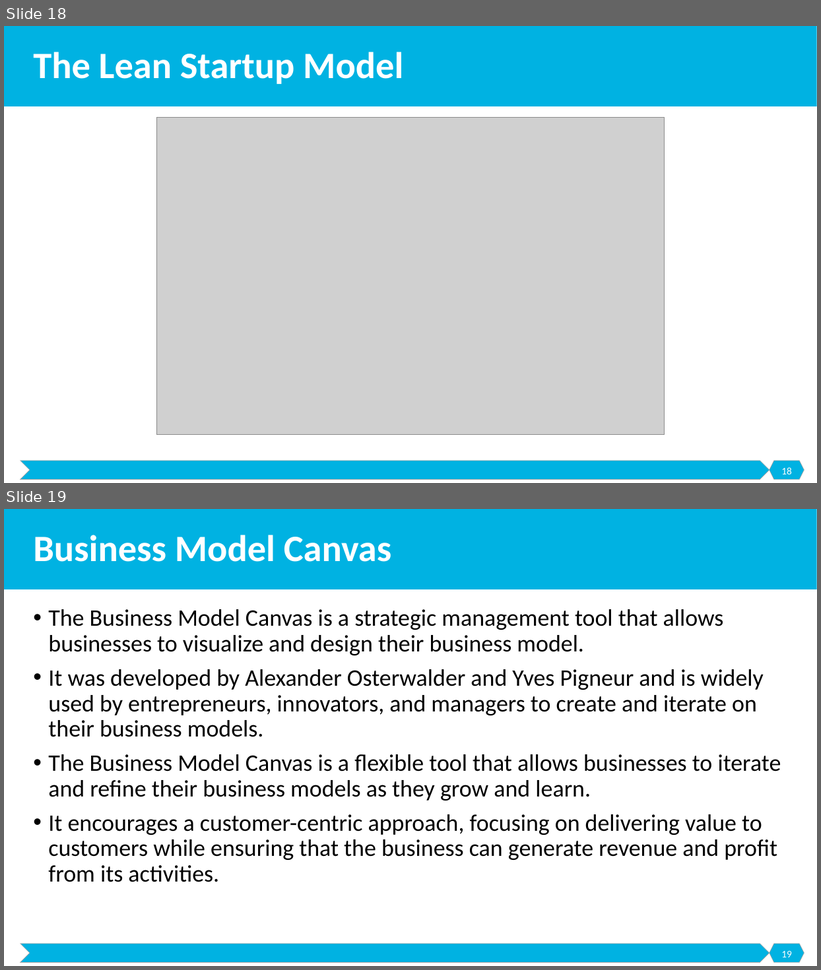
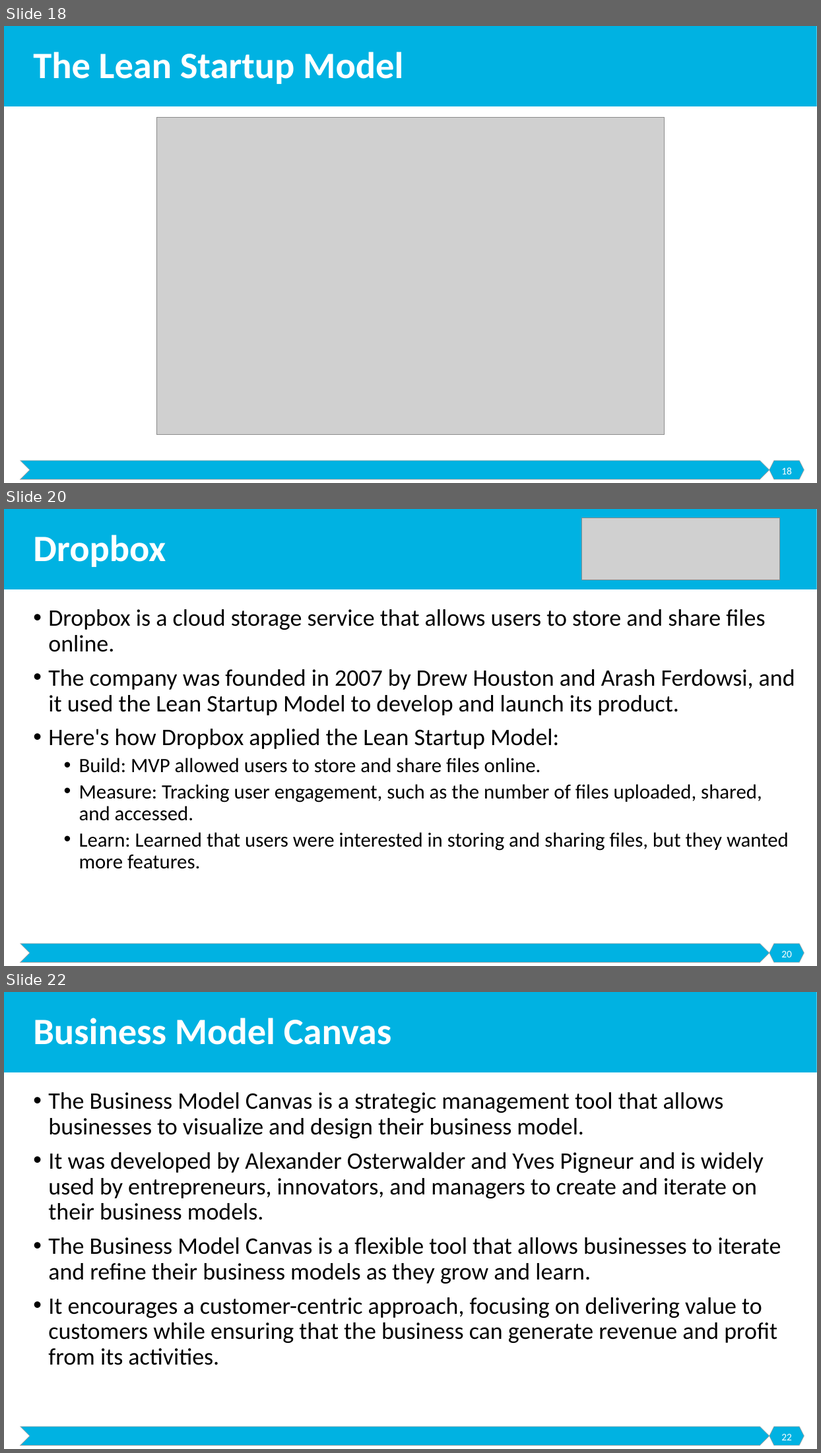
Before and after one commit to malenezi/malenezi, a slide deck: SE495/Lectures/2-Models/Models.pptx. Shown one above the other, each under a label of ours: slides 18 and 19 before the commit, slides 18, 20 and 22 after it; the slides between them are not shown. The pictures are 821x970 and 821x1453 pixels, drawn with LibreOffice and Linux fonts; fonts in the diff are those of the drawing; grey boxes stand for pictures. Boxes give left, top, right and bottom in pixels: in the first picture for what was removed or moved away, otherwise in the second. Text is boxed around its words. In the diff, an @@ line names an element or a change of style, - is before the commit and + after.

```diff
--- a/SE495/Lectures/2-Models/Models.pptx
+++ b/SE495/Lectures/2-Models/Models.pptx
@@ slide 20 added at bbox=[4, 509, 817, 966], background #FFFFFF; not listed: 3 template elements that a slide beside it also shows @@
@@ picture added at bbox=[582, 518, 780, 580] @@
@@ title added at bbox=[33, 535, 166, 567], 44 pt, text #FFFFFF, bold @@
+Dropbox
@@ text added at bbox=[48, 609, 795, 869], 28 pt, text #000000 @@
+• Dropbox is a cloud storage service that allows users to store and share files online.
+• The company was founded in 2007 by Drew Houston and Arash Ferdowsi, and it used the Lean Startup Model to develop and launch its product.
+• Here's how Dropbox applied the Lean Startup Model:
+  • Build: MVP allowed users to store and share files online.
+  • Measure: Tracking user engagement, such as the number of files uploaded, shared, and accessed.
+  • Learn: Learned that users were interested in storing and sharing files, but they wanted more features.
@@ page number added at bbox=[781, 951, 792, 958], 12 pt, text #FFFFFF @@
+20
@@ what was slide 19 is now slide 22 @@
@@ page number at bbox=[781, 1434, 792, 1441]: text changed @@
-19
+22
```
Also in this commit, not shown: 3 slides changed, 2 other slides added.
